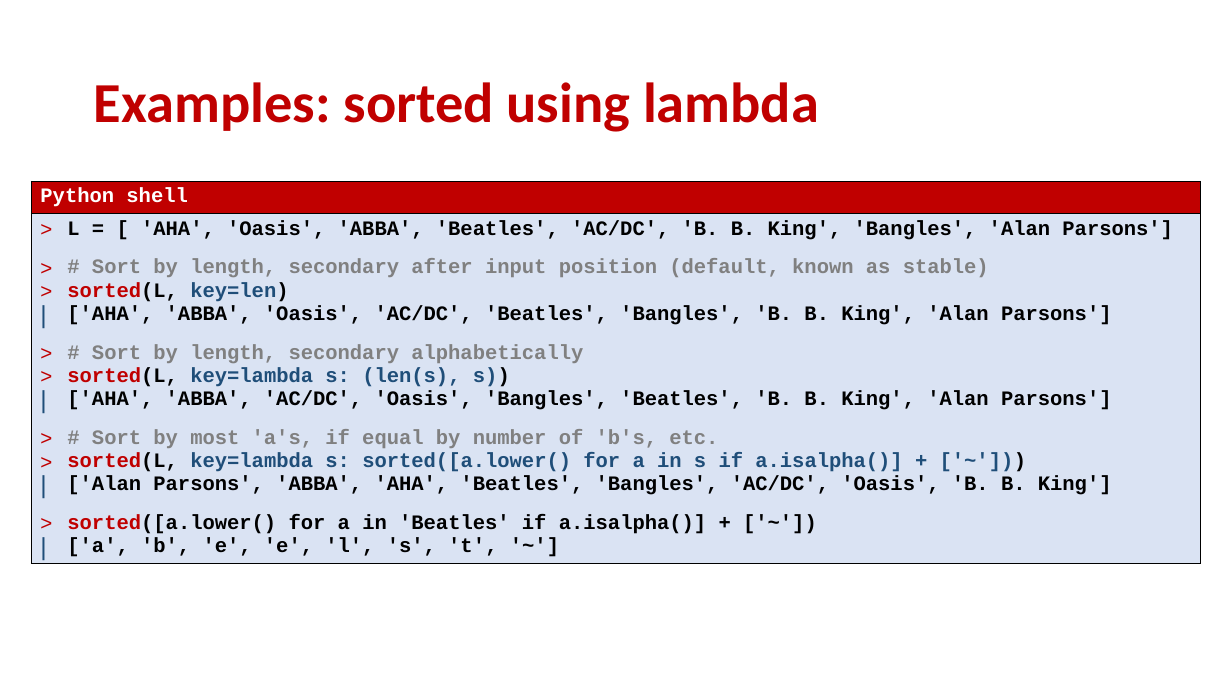
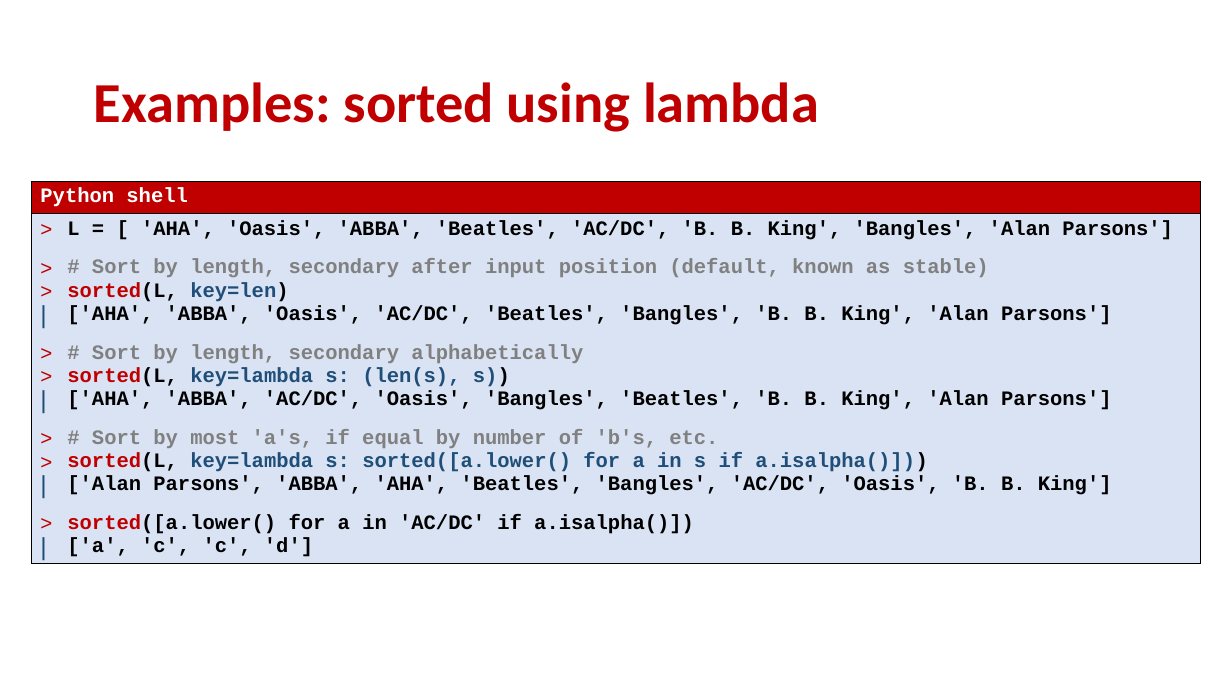
Before and after one commit to gsbrodal/gsbrodal.github.io, a slide deck: slide 14 of ipsa/slides/lambda.pptx. Drawn at 1232x693 pixels with LibreOffice and Linux fonts; fonts in the diff are those of the drawing. Boxes give left, top, right and bottom in pixels: in the first picture for what was removed or moved away, otherwise in the second. Text is boxed around its words. In the diff, an @@ line names an element or a change of style, - is before the commit and + after.

Commit message:
lambda slides

```diff
--- a/ipsa/slides/lambda.pptx
+++ b/ipsa/slides/lambda.pptx
@@ table at box(31, 181, 1202, 581) @@
-row 2, column 1: L = [ 'AHA', 'Oasis', 'ABBA', 'Beatles', 'AC/DC', 'B. B. King', 'Bangles', 'Alan Parsons'] / # Sort by length, secondary after input position (default, known as stable) / sorted(L, key=len) / ['AHA', 'ABBA', 'Oasis', 'AC/DC', 'Beatles', 'Bangles', 'B. B. King', 'Alan Parsons'] / # Sort by length, secondary alphabetically / sorted(L, key=lambda s: (len(s), s)) / ['AHA', 'ABBA', 'AC/DC', 'Oasis', 'Bangles', 'Beatles', 'B. B. King', 'Alan Parsons'] / # Sort by most 'a's, if equal by number of 'b's, etc. / sorted(L, key=lambda s: sorted([a.lower() for a in s if a.isalpha()] + ['~'])) / ['Alan Parsons', 'ABBA', 'AHA', 'Beatles', 'Bangles', 'AC/DC', 'Oasis', 'B. B. King'] / sorted([a.lower() for a in 'Beatles' if a.isalpha()] + ['~']) / ['a', 'b', 'e', 'e', 'l', 's', 't', '~']
+row 2, column 1: L = [ 'AHA', 'Oasis', 'ABBA', 'Beatles', 'AC/DC', 'B. B. King', 'Bangles', 'Alan Parsons'] / # Sort by length, secondary after input position (default, known as stable) / sorted(L, key=len) / ['AHA', 'ABBA', 'Oasis', 'AC/DC', 'Beatles', 'Bangles', 'B. B. King', 'Alan Parsons'] / # Sort by length, secondary alphabetically / sorted(L, key=lambda s: (len(s), s)) / ['AHA', 'ABBA', 'AC/DC', 'Oasis', 'Bangles', 'Beatles', 'B. B. King', 'Alan Parsons'] / # Sort by most 'a's, if equal by number of 'b's, etc. / sorted(L, key=lambda s: sorted([a.lower() for a in s if a.isalpha()])) / ['Alan Parsons', 'ABBA', 'AHA', 'Beatles', 'Bangles', 'AC/DC', 'Oasis', 'B. B. King'] / sorted([a.lower() for a in 'AC/DC' if a.isalpha()]) / ['a', 'c', 'c', 'd']
```
Also in this commit, not shown: 6 other slides changed, 7 other files.
